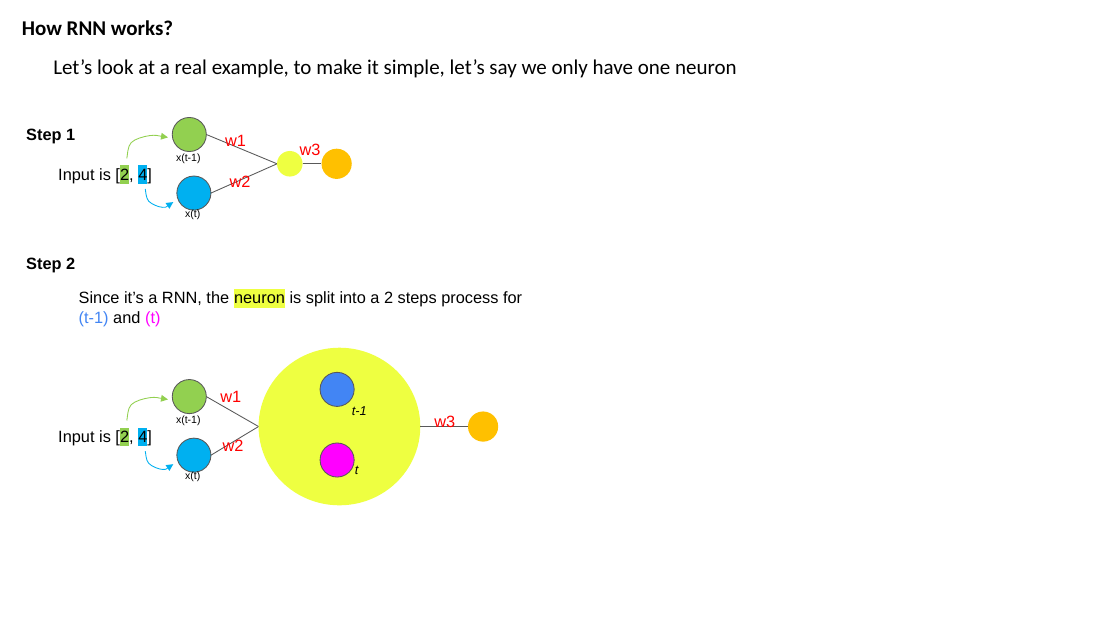
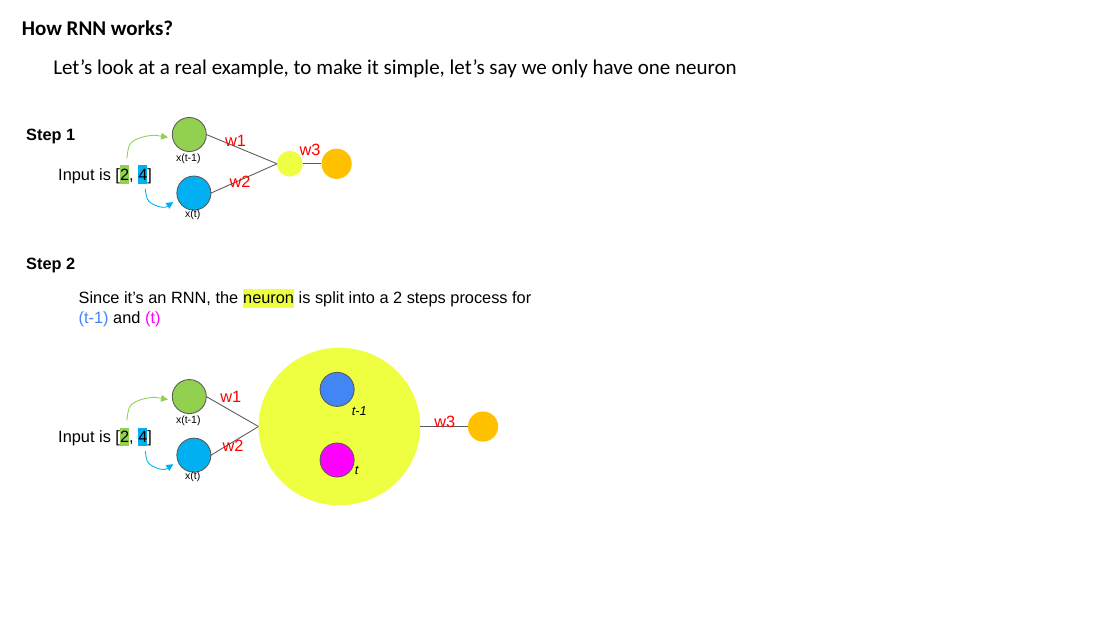
Before and after one commit to jzanetti/Sijin_ML, a slide deck: slide 13 of docs/source/deep_learning/slides/rnn_simple_rnn.pptx. Drawn at 1120x630 pixels with LibreOffice and Linux fonts; fonts in the diff are those of the drawing. Boxes give left, top, right and bottom in pixels: in the first picture for what was removed or moved away, otherwise in the second. Text is boxed around its words. In the diff, an @@ line names an element or a change of style, - is before the commit and + after.

```diff
--- a/docs/source/deep_learning/slides/rnn_simple_rnn.pptx
+++ b/docs/source/deep_learning/slides/rnn_simple_rnn.pptx
@@ text at (x1=79, y1=291, x2=531, y2=327): text changed @@
-Since it’s a RNN, the neuron is split into a 2 steps process for (t-1) and (t)
+Since it’s an RNN, the neuron is split into a 2 steps process for (t-1) and (t)
```
Also in this commit, not shown: 9 other slides changed, 1 other file.
